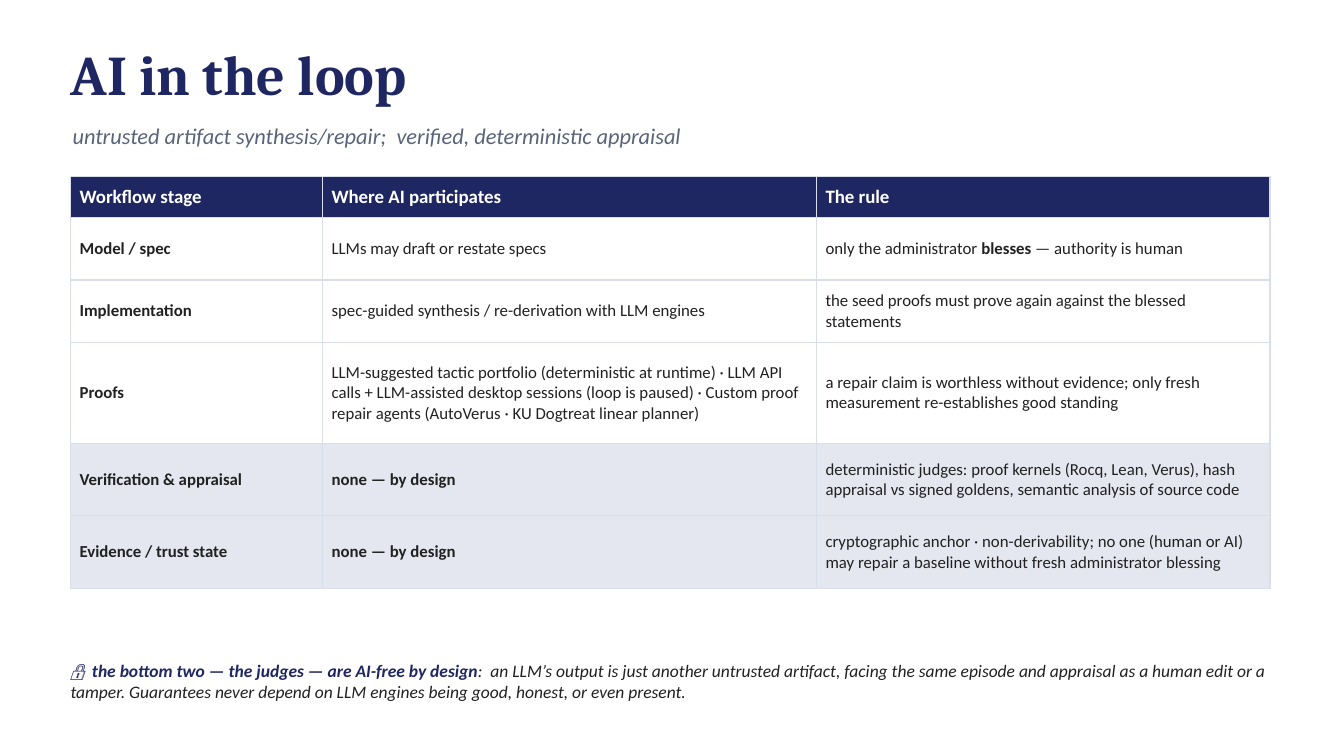
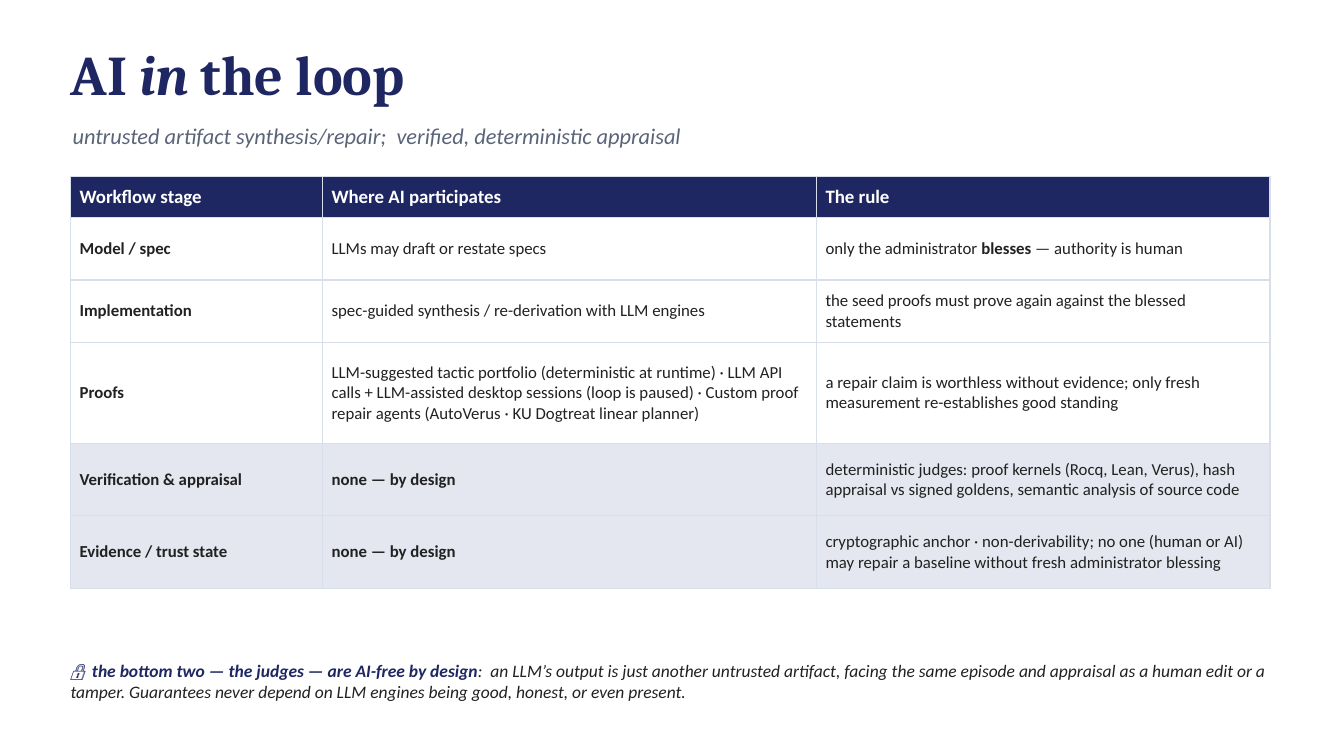
Before and after one commit to ku-sldg/pybb, a slide deck: slide 17 of docs/video_slides_draft.pptx. Drawn at 1344x756 pixels with LibreOffice and Linux fonts; fonts in the diff are those of the drawing. Boxes give left, top, right and bottom in pixels: in the first picture for what was removed or moved away, otherwise in the second. Text is boxed around its words. In the diff, an @@ line names an element or a change of style, - is before the commit and + after.

```diff
--- a/docs/video_slides_draft.pptx
+++ b/docs/video_slides_draft.pptx
@@ text "AI in the loop" at <box>71,56,405,107</box>: italic on in "in" @@
```
Also in this commit, not shown: 1 other slide changed, 1 slide added, 1 other file.
